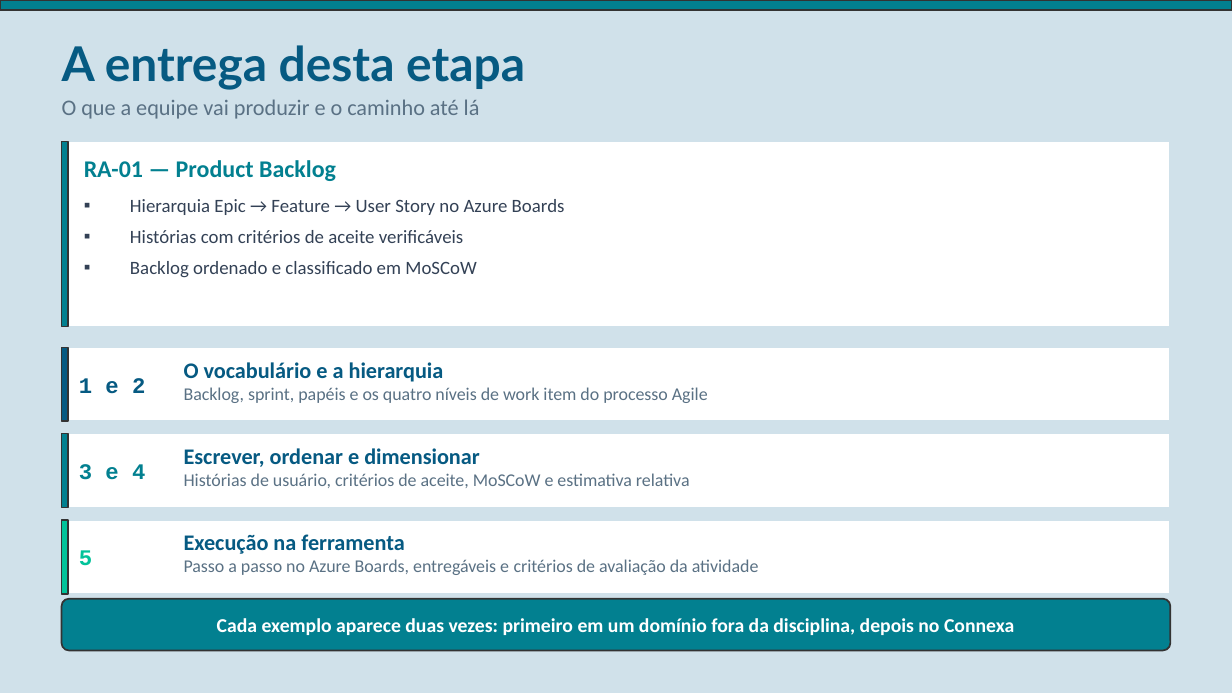
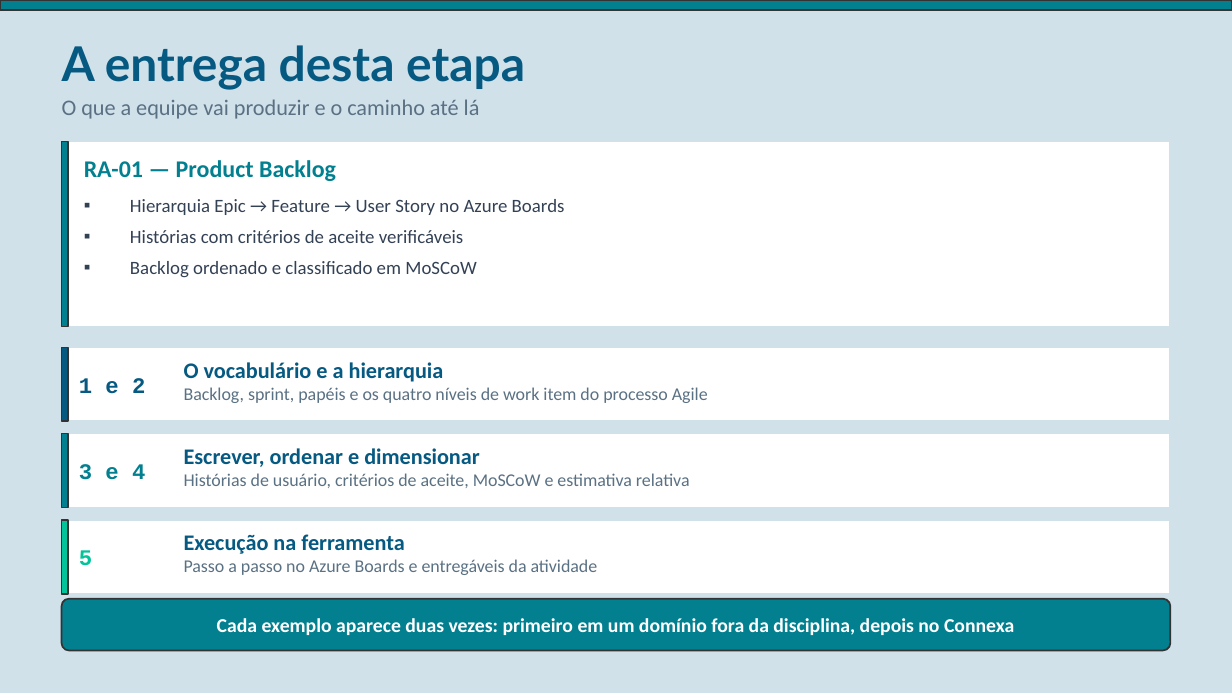
Before and after one commit to EngenhariaSoftwareAtual/atividade-requisitos-connexa, a slide deck: slide 2 of Azure_Boards_Product_Backlog.pptx. Drawn at 1232x693 pixels with LibreOffice and Linux fonts; fonts in the diff are those of the drawing. Boxes give left, top, right and bottom in pixels: in the first picture for what was removed or moved away, otherwise in the second. Text is boxed around its words. In the diff, an @@ line names an element or a change of style, - is before the commit and + after.

```diff
--- a/Azure_Boards_Product_Backlog.pptx
+++ b/Azure_Boards_Product_Backlog.pptx
@@ text at <box>184,559,598,575</box>: text changed @@
-Passo a passo no Azure Boards, entregáveis e critérios de avaliação da atividade
+Passo a passo no Azure Boards e entregáveis da atividade
```
Also in this commit, not shown: 1 other slide changed, 1 slide removed.
